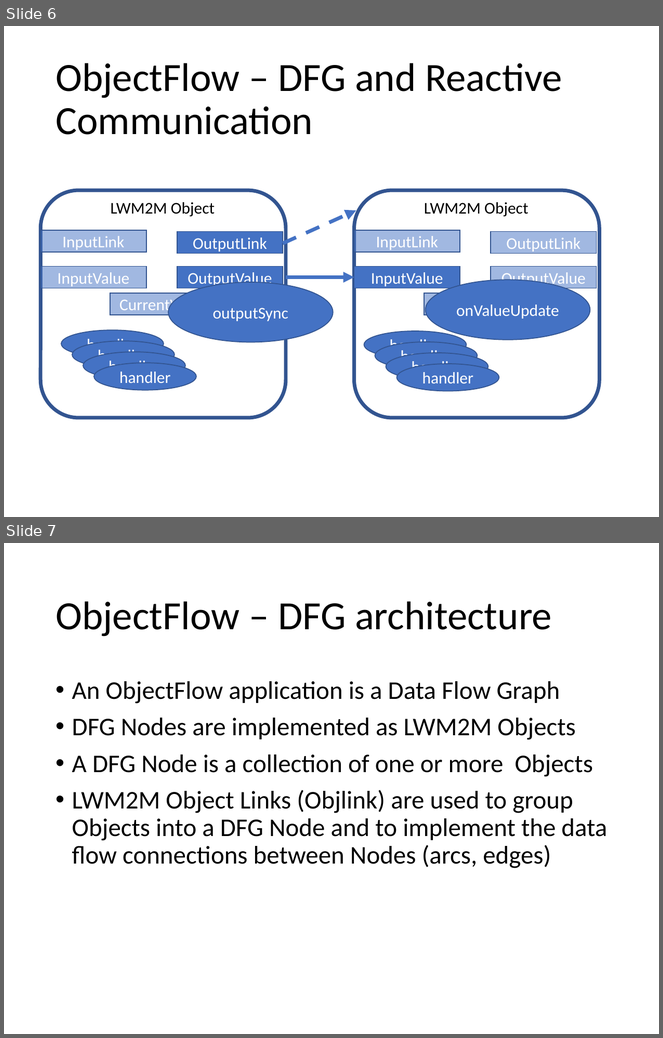
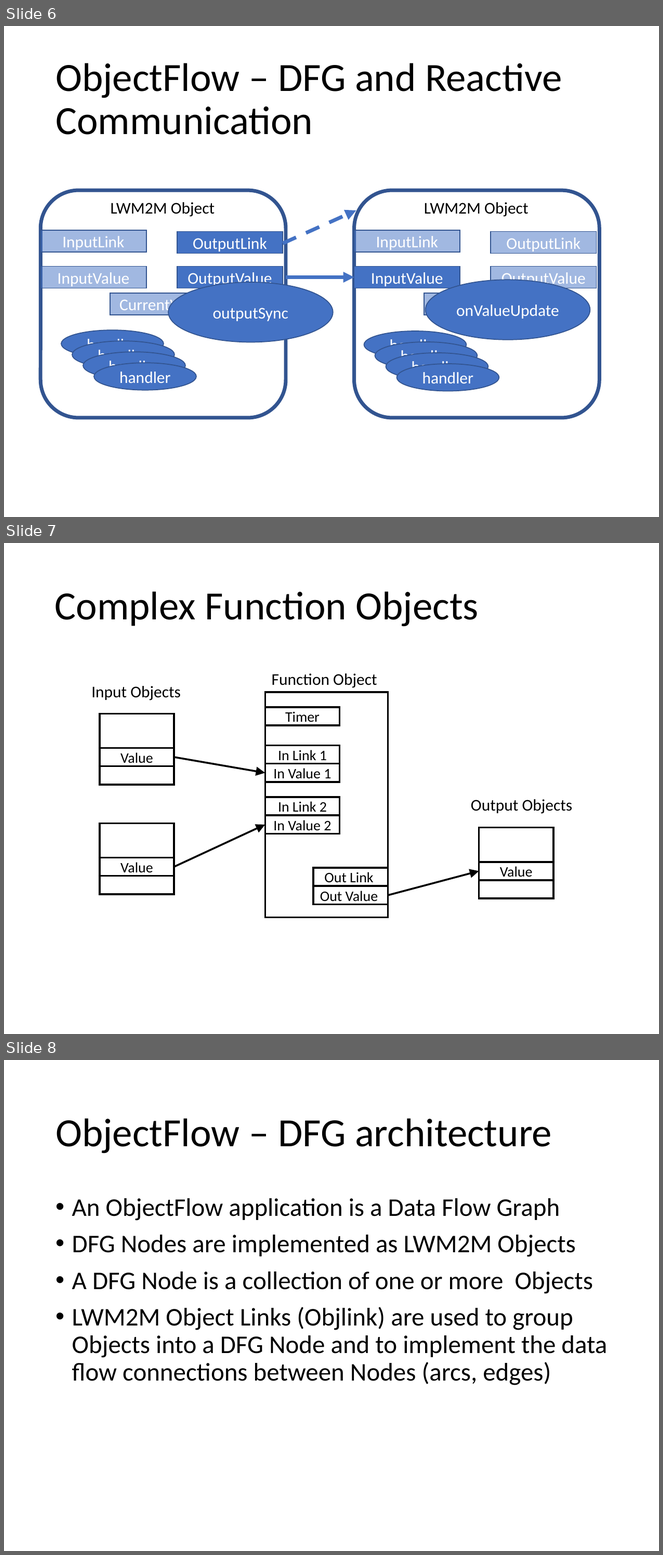
Before and after one commit to mjkoster/ObjectFlow, a slide deck: Documents/ObjectFlow.pptx. Shown one above the other, each under a label of ours: slides 6 and 7 before the commit, slides 6, 7 and 8 after it. The pictures are 663x1038 and 663x1555 pixels, drawn with LibreOffice and Linux fonts; fonts in the diff are those of the drawing. Boxes give left, top, right and bottom in pixels: in the first picture for what was removed or moved away, otherwise in the second. Text is boxed around its words. In the diff, an @@ line names an element or a change of style, - is before the commit and + after.

```diff
--- a/Documents/ObjectFlow.pptx
+++ b/Documents/ObjectFlow.pptx
@@ slide 7 added at (x1=4, y1=543, x2=659, y2=1034), background #FFFFFF @@
@@ title added at (x1=55, y1=591, x2=478, y2=627), 44 pt, text #000000 @@
+Complex Function Objects
@@ text added at (x1=272, y1=674, x2=377, y2=688), 18 pt, text #000000 @@
+Function Object
@@ text added at (x1=91, y1=686, x2=181, y2=701), 18 pt, text #000000 @@
+Input Objects
@@ rectangle added at (x1=266, y1=692, x2=389, y2=918), outline #000000 2 pt @@
@@ rectangle added at (x1=100, y1=714, x2=175, y2=785), outline #000000 2 pt @@
@@ rectangle added at (x1=266, y1=707, x2=340, y2=726), outline #000000 2 pt, 16 pt, text #000000 @@
+Timer
@@ rectangle added at (x1=266, y1=745, x2=340, y2=764), outline #000000 2 pt, 16 pt, text #000000 @@
+In Link 1
@@ rectangle added at (x1=100, y1=748, x2=175, y2=767), outline #000000 2 pt, 16 pt, text #000000 @@
+Value
@@ arrow added from (175, 757) to (266, 773), #000000 2 pt @@
@@ rectangle added at (x1=266, y1=764, x2=340, y2=782), outline #000000 2 pt, 16 pt, text #000000 @@
+In Value 1
@@ rectangle added at (x1=266, y1=797, x2=340, y2=815), outline #000000 2 pt, 16 pt, text #000000 @@
+In Link 2
@@ text added at (x1=471, y1=799, x2=573, y2=814), 18 pt, text #000000 @@
+Output Objects
@@ rectangle added at (x1=100, y1=823, x2=175, y2=894), outline #000000 2 pt @@
@@ rectangle added at (x1=266, y1=815, x2=340, y2=834), outline #000000 2 pt, 16 pt, text #000000 @@
+In Value 2
@@ arrow added from (175, 867) to (266, 825), #000000 2 pt @@
@@ rectangle added at (x1=479, y1=828, x2=554, y2=899), outline #000000 2 pt @@
@@ rectangle added at (x1=100, y1=858, x2=175, y2=876), outline #000000 2 pt, 16 pt, text #000000 @@
+Value
@@ rectangle added at (x1=313, y1=868, x2=388, y2=886), outline #000000 2 pt, 16 pt, text #000000 @@
+Out Link
@@ rectangle added at (x1=479, y1=862, x2=554, y2=880), outline #000000 2 pt, 16 pt, text #000000 @@
+Value
@@ arrow added from (388, 896) to (479, 871), #000000 2 pt @@
@@ rectangle added at (x1=313, y1=886, x2=388, y2=905), outline #000000 2 pt, 16 pt, text #000000 @@
+Out Value
@@ what was slide 7 is now slide 8 @@
```
Also in this commit, not shown: 1 slide changed, 11 other slides added, 1 slide removed, 5 other files.
